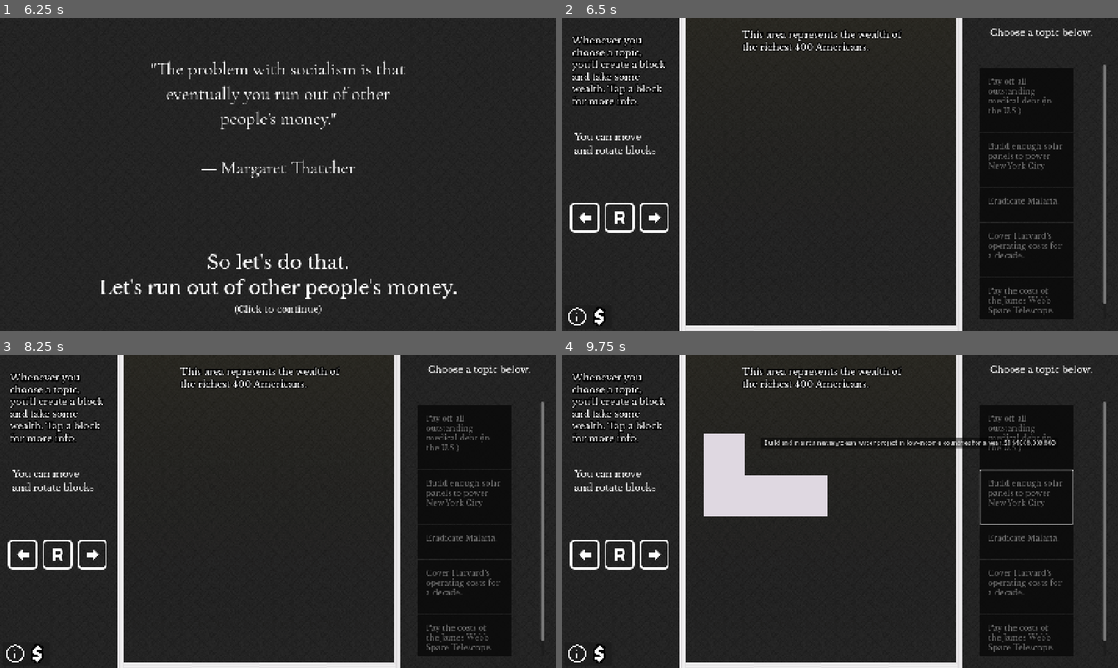
Above: before the commit, frames 1-4 (two rows, left to right).
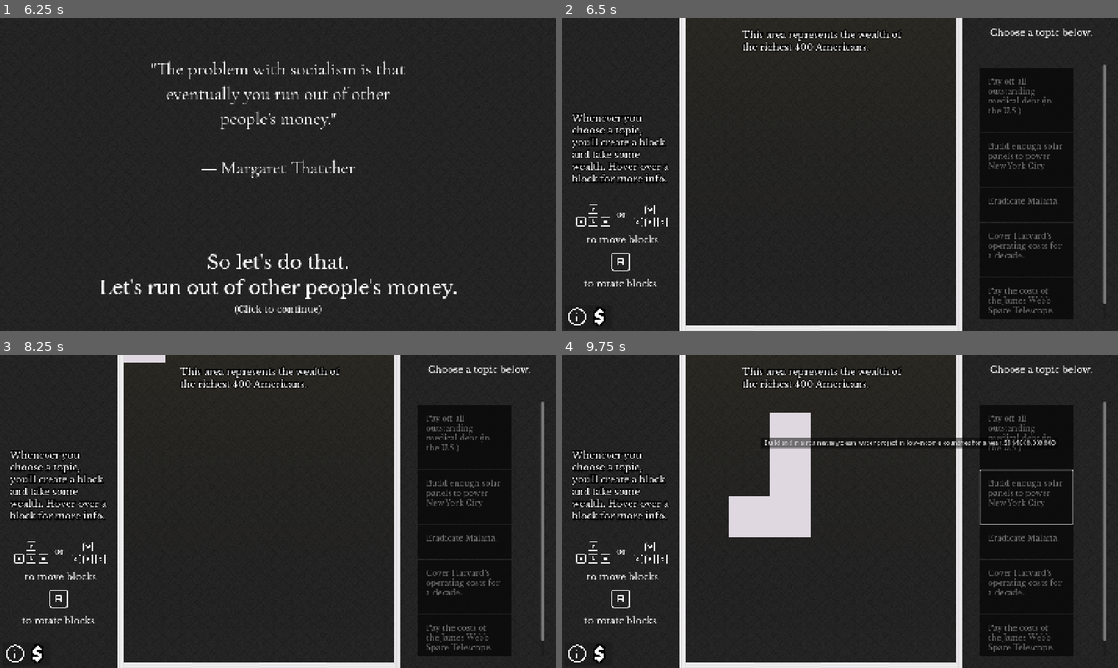
Above: after the commit, the same moments.

Repository: kksgandhi/other-peoples-money
Game: Godot game, scene res://scenes/game.tscn
Same seed, same stepped clock (60 frames per second), same inputs: the game is played once before the commit and once after it.
Inputs (mouse positions are in pixels of both pictures, inside the frame that each line leads up to):
- Up to frame 1 (6.25 s): click (461, 108) at 0.52 s; click (16, 315) at 1.25 s; click (38, 315) at 2 s; tap Enter at 2.75, 5.75 s; move the mouse to (400, 158) at 2.77 s; hold Right (right) 2.78-3.53 s; tap R (rotate) every 0.75 s from 2.85 to 5.85 s; click (400, 158) at 2.92 s; tap Space at 3.5 s; move the mouse to (166, 190) at 3.52 s; hold Down (down) 3.53-4.28 s; move the mouse to (333, 105) at 4.27 s; hold Right (right) 4.28-5.03 s; move the mouse to (250, 237) at 5.02 s; hold W (up) 5.03-5.78 s; click (250, 237) at 5.17 s; move the mouse to (444, 221) at 5.77 s; hold Left (left) from 5.78 s (still down)
- Up to frame 2 (6.5 s): keep holding Left (left); tap Escape (debug) at 6.4 s
- Up to frame 3 (8.25 s): tap A at 6.5 s; move the mouse to (111, 464) at 6.52 s; tap R (rotate) at 6.6 s; release Left (left) at 7.25 s; click (55, 555) at 7.27 s; click (22, 555) at 8.02 s
- Up to frame 4 (9.75 s): tap A at 8.75, 9.5 s; move the mouse to (867, 511) at 8.77 s; hold Down (down) 8.78-9.53 s; tap R (rotate) at 8.85, 9.6 s; click (867, 511) at 8.92 s; move the mouse to (756, 433) at 9.52 s; hold Right (right) from 9.53 s (still down)

Frame 1 is identical in both runs. In frame 2, 3.9% of the frame differs, in the area x 1-20%, y 5-86%; in frame 3, 4.1%; in frame 4, 8.8%, in the area x 1-48%, y 5-86%.

Commit message:
add info box when tapping a piece (mobile)

Diff:
--- /dev/null
+++ b/game/scenes/UI/mobile_tetro_info_box.gd
@@ -0,0 +1,13 @@
+extends PanelContainer
+class_name MobileInfoTetroBox
+
+@export var label: RichTextLabel
+@export var animator: AnimationPlayer
+
+func display(tetro_info: TetroInfo) -> void:
+  label.text = tetro_info.title + "\n\n$" + Globals.comma_sep(tetro_info.cost)
+  if animator.is_playing():
+    animator.stop()
+    animator.play("redisplay")
+  else:
+    animator.play("display")
--- a/game/scenes/game.gd
+++ b/game/scenes/game.gd
@@ -18,6 +18,7 @@
 @onready var spending_overlay := %SpendingOverlay as Overlay
 @onready var spending_info := %SpendingInfo as SpendingInfo
 @onready var sidebar_top_label := %sidebar_top_label as Label
+@export var mobile_info_tetro_box: MobileInfoTetroBox
 
 var have_block_instructions_faded_in := false
 var have_scroll_instructions_faded_in := false
@@ -108,7 +109,7 @@
   spawned_tetromino.scale = Vector2(1, 1) * Globals.get_tetromino_scale(tetro_info.cost)
   spawned_tetromino.set_color(tetro_info.color)
   spawned_tetromino.tetro_info = tetro_info
-  spawned_tetromino.is_clicked.connect(func() -> void: info_overlay.fade_in())
+  spawned_tetromino.is_clicked.connect(func() -> void: handle_tetromino_clicked(tetro_info))
   var tooltip := tetro_info.title + " $" + Globals.comma_sep(tetro_info.cost) if Globals.hide_cost else tetro_info.title
   spawned_tetromino.set_tooltips(tooltip)
 
@@ -117,6 +118,12 @@
   if not have_block_instructions_faded_in:
     have_block_instructions_faded_in = true
     block_instructions_fader.play("fade_in")
+
+func handle_tetromino_clicked(tetro_info: TetroInfo) -> void:
+  if Globals.is_mobile:
+    mobile_info_tetro_box.display(tetro_info)
+  else:
+    info_overlay.fade_in()
 
 func _process(delta: float) -> void:
   move_upwards_as_tetrominos_fall()
--- a/game/scenes/game.tscn
+++ b/game/scenes/game.tscn
@@ -25,6 +25,7 @@
 [ext_resource type="Texture2D" uid="uid://rhaud71sposm" path="res://assets/images/button_prompts/keyboard_arrow_down_outline.svg" id="20_pl11u"]
 [ext_resource type="Texture2D" uid="uid://c4h7rgnnxatmn" path="res://assets/images/button_prompts/keyboard_arrow_left_outline.svg" id="21_bhx41"]
 [ext_resource type="Texture2D" uid="uid://oxn2xbvgnk4o" path="res://assets/images/button_prompts/keyboard_arrow_up_outline.svg" id="22_qnb83"]
+[ext_resource type="Script" uid="uid://bb421714se7bo" path="res://scenes/UI/mobile_tetro_info_box.gd" id="23_qnb83"]
 [ext_resource type="Texture2D" uid="uid://dxn3y5g5kkhm1" path="res://assets/images/button_prompts/keyboard_arrow_right_outline.svg" id="23_sww3w"]
 
 [sub_resource type="Gradient" id="Gradient_rx4ev"]
@@ -199,6 +200,67 @@
 &"init_hide": SubResource("Animation_fu4ho")
 }
 
+[sub_resource type="StyleBoxFlat" id="StyleBoxFlat_qnb83"]
+bg_color = Color(0.180392, 0.180392, 0.180392, 0.945098)
+corner_radius_top_left = 10
+corner_radius_top_right = 10
+corner_radius_bottom_right = 10
+corner_radius_bottom_left = 10
+
+[sub_resource type="Animation" id="Animation_qnb83"]
+resource_name = "display"
+length = 5.0
+tracks/0/type = "value"
+tracks/0/imported = false
+tracks/0/enabled = true
+tracks/0/path = NodePath(".:modulate")
+tracks/0/interp = 1
+tracks/0/loop_wrap = true
+tracks/0/keys = {
+"times": PackedFloat32Array(0, 0.266667, 3.46667, 5),
+"transitions": PackedFloat32Array(0.594604, 1, 0.594604, 1),
+"update": 0,
+"values": [Color(1, 1, 1, 0), Color(1, 1, 1, 1), Color(1, 1, 1, 1), Color(1, 1, 1, 0)]
+}
+
+[sub_resource type="Animation" id="Animation_sww3w"]
+length = 0.001
+tracks/0/type = "value"
+tracks/0/imported = false
+tracks/0/enabled = true
+tracks/0/path = NodePath(".:modulate")
+tracks/0/interp = 1
+tracks/0/loop_wrap = true
+tracks/0/keys = {
+"times": PackedFloat32Array(0),
+"transitions": PackedFloat32Array(1),
+"update": 0,
+"values": [Color(1, 1, 1, 0)]
+}
+
+[sub_resource type="Animation" id="Animation_suyxu"]
+resource_name = "redisplay"
+length = 4.0
+tracks/0/type = "value"
+tracks/0/imported = false
+tracks/0/enabled = true
+tracks/0/path = NodePath(".:modulate")
+tracks/0/interp = 1
+tracks/0/loop_wrap = true
+tracks/0/keys = {
+"times": PackedFloat32Array(0, 2.76667, 4),
+"transitions": PackedFloat32Array(1, 1, 1),
+"update": 0,
+"values": [Color(1, 1, 1, 1), Color(1, 1, 1, 1), Color(1, 1, 1, 0)]
+}
+
+[sub_resource type="AnimationLibrary" id="AnimationLibrary_suyxu"]
+_data = {
+&"RESET": SubResource("Animation_sww3w"),
+&"display": SubResource("Animation_qnb83"),
+&"redisplay": SubResource("Animation_suyxu")
+}
+
 [sub_resource type="Animation" id="Animation_tfus2"]
 length = 0.001
 tracks/0/type = "value"
@@ -321,8 +383,9 @@
 &"hide_splash": SubResource("Animation_cnlll")
 }
 
-[node name="Game" type="Node2D"]
+[node name="Game" type="Node2D" node_paths=PackedStringArray("mobile_info_tetro_box")]
 script = ExtResource("1_3vnwj")
+mobile_info_tetro_box = NodePath("UILayer/MobileTetroInfoBox")
 unlocked_camera_speed = 0.1
 breaking_position = 500
 game_movement_offset = 600
@@ -380,6 +443,7 @@
 offset_bottom = -760.0
 rotation = 1.5708
 texture = SubResource("GradientTexture1D_57v3k")
+metadata/_edit_lock_ = true
 
 [node name="tetrominos" type="Node2D" parent="."]
 unique_name_in_owner = true
@@ -852,6 +916,31 @@
 texture_normal = ExtResource("22_qnb83")
 script = ExtResource("20_bhx41")
 buttonType = 1
+
+[node name="MobileTetroInfoBox" type="PanelContainer" parent="UILayer" node_paths=PackedStringArray("label", "animator")]
+modulate = Color(1, 1, 1, 0)
+offset_left = 370.0
+offset_top = 120.0
+offset_right = 966.0
+offset_bottom = 160.0
+theme = ExtResource("10_ot3g2")
+theme_override_styles/panel = SubResource("StyleBoxFlat_qnb83")
+script = ExtResource("23_qnb83")
+label = NodePath("MarginContainer/RichTextLabel")
+animator = NodePath("AnimationPlayer")
+
+[node name="MarginContainer" type="MarginContainer" parent="UILayer/MobileTetroInfoBox"]
+layout_mode = 2
+metadata/_edit_lock_ = true
+
+[node name="RichTextLabel" type="RichTextLabel" parent="UILayer/MobileTetroInfoBox/MarginContainer"]
+layout_mode = 2
+fit_content = true
+
+[node name="AnimationPlayer" type="AnimationPlayer" parent="UILayer/MobileTetroInfoBox"]
+libraries = {
+&"": SubResource("AnimationLibrary_suyxu")
+}
 
 [node name="SplashLayer" type="CanvasLayer" parent="."]
 
--- a/game/scenes/globals.gd
+++ b/game/scenes/globals.gd
@@ -8,7 +8,7 @@
 
 var hide_reflection_text := false
 
-var debug_mobile := true
+var debug_mobile := false
 var is_mobile := debug_mobile or OS.has_feature("web_android") or OS.has_feature("web_ios")
 
 func get_tetromino_scale(cost: float) -> float:
Not shown, added: game/scenes/UI/mobile_tetro_info_box.gd.uid
Not shown: 1 places in game/scenes/game.tscn that only renumber resources
